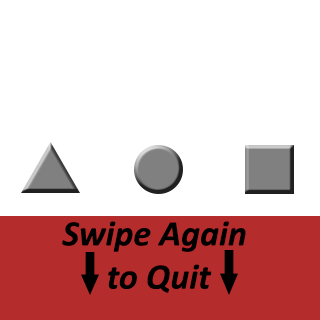
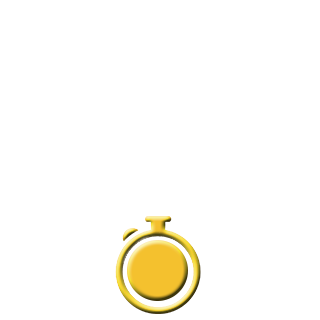
Revision of a layered w=320, h=320 image; what changed, layer by layer:
added layer "Ellipse 1" above "Hue/Saturation 5" over 127, 240, 188, 301
added layer "timer-clock_318-43649" above "Group 1" over 115, 216, 201, 314
moved "Circle" into group "Group 1" over 21, 142, 294, 194
moved "Shape 1 copy" into group "Group 1" over 81, 252, 99, 295
moved "Shape 1" into group "Group 1" over 220, 250, 238, 295
moved "Swipe Again to Quit" into group "Group 1" over 62, 221, 246, 293
moved "Layer 1" into group "Group 1" over 0, 216, 320, 320
